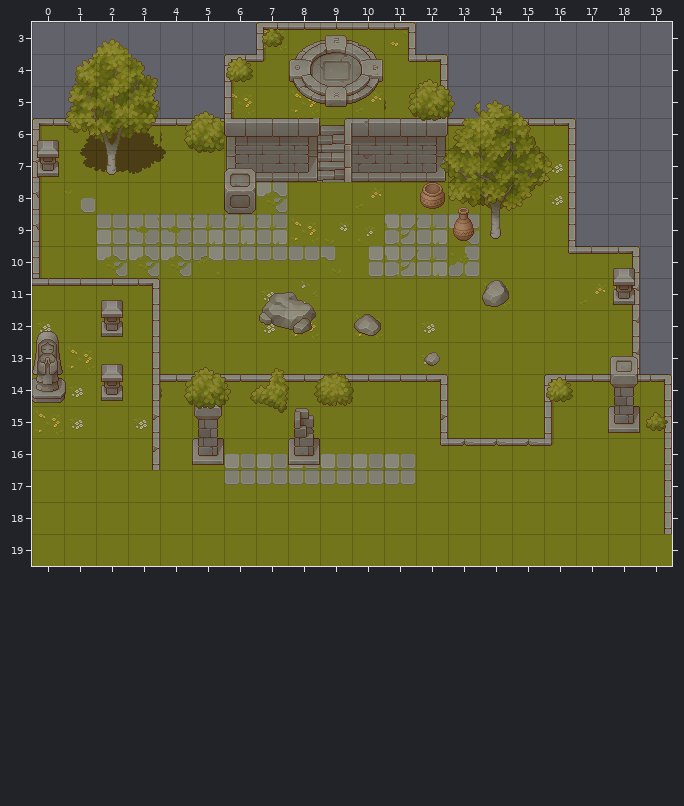
Two versions of a level (Tiled map, public/assets/tilemaps/tx/level1.tmx). This is how it looked before the edit.
Cells are 32x32 px. Shown: x 0..19, y 3..19.
After:
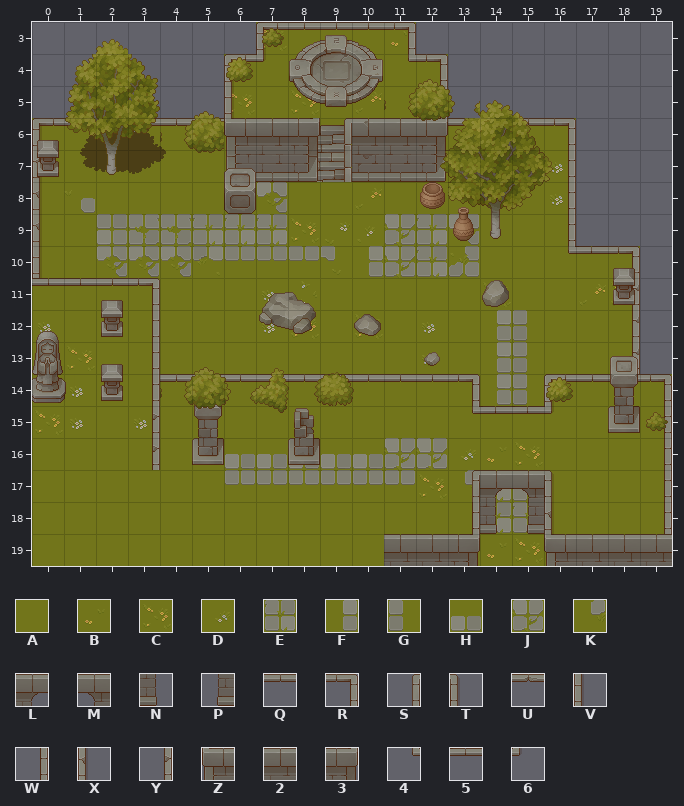
Key: from "tx_grass": A 0, B 20, C 29, D 31, E 33, F 34, G 35, H 36, J 41, K 53; from "tx_struct": L 77, M 78, N 93, P 94; from "tx_wall": Q 18, R 19, S 20, T 24, U 29, V 33, W 35, X 41, Y 42, Z 49, 2 50, 3 51, 4 68, 5 69, 6 72.
_ is an empty cell, . an unchanged one.
The exact change:
--- layer "Platforms"
@@ x 14..15 @@
-12 AA
-13 AA
-14 AA
+12 FG
+13 FG
+14 FG
@@ x 11..15 @@
-16 HAAAA
-17 .AAAA
-18 ...AA
-19 ....A
+16 JJDBC
+17 .CKEE
+18 ...EE
+19 ....C
--- layer "Structs"
@@ x 14..15 @@
-17 __
-18 __
+17 LM
+18 NP
--- layer "Walls"
@@ x 11..19 @@
-14 .R_......
-15 .Y___V...
-16 .4UUU6...
-17 ..____...
-18 ..____...
-19 ___..____
+14 .QR......
+15 ._4556...
+16 ._____...
+17 ..SLMT...
+18 ..WNPX...
+19 223..Z222
Boxes around the changes in both pictures, in picture pixels (x1, y1, x2, y2):
changed: (384, 310, 672, 566)
